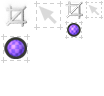
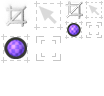
Before/after of a 104x96 layered artwork. What changed in the layer stack:
added layer "Layer 0 copy 3" above "Layer 0 copy" over [left=36, top=22, right=102, bottom=61]
